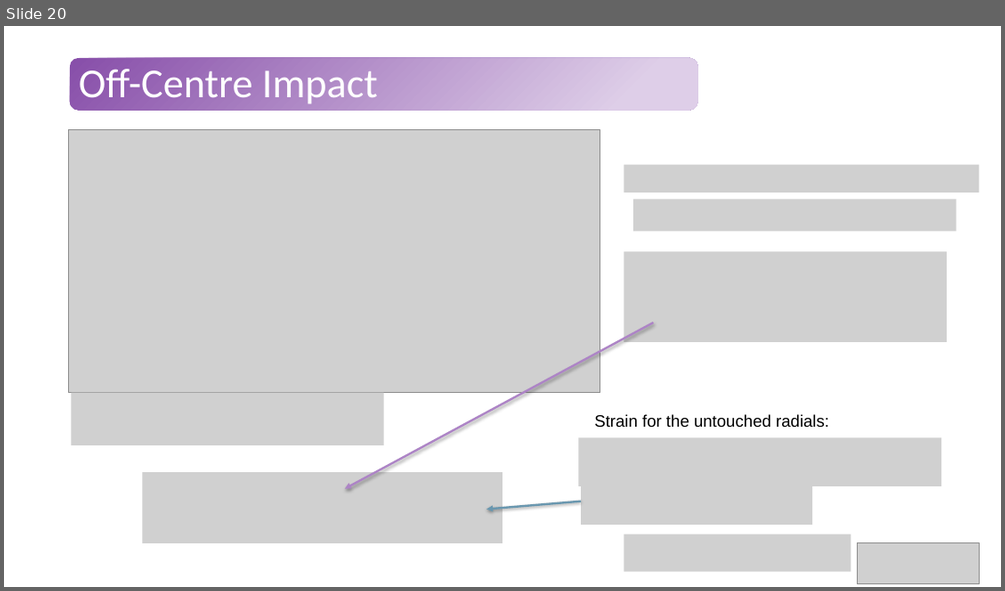
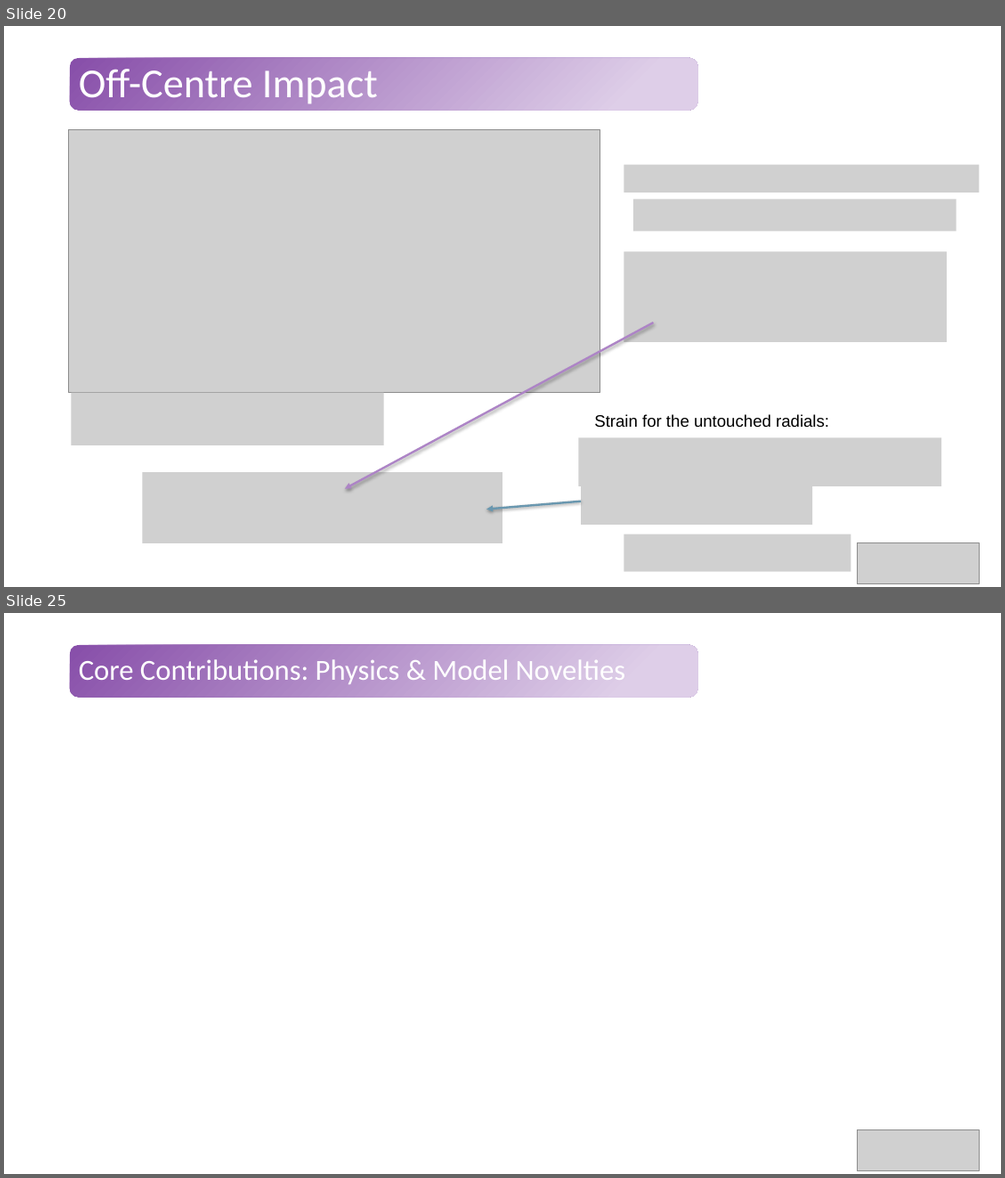
Before and after one commit to Tavi681/PoliPhysics, a slide deck: Tema 2/paper/Tema2.pptx. Shown one above the other, each under a label of ours: slide 20 before the commit, slides 20 and 25 after it; the slides between them are not shown. The pictures are 1005x591 and 1005x1178 pixels, drawn with LibreOffice and Linux fonts; fonts in the diff are those of the drawing; grey boxes stand for pictures. Boxes give left, top, right and bottom in pixels: in the first picture for what was removed or moved away, otherwise in the second. Text is boxed around its words. In the diff, an @@ line names an element or a change of style, - is before the commit and + after.

```diff
--- a/Tema 2/paper/Tema2.pptx
+++ b/Tema 2/paper/Tema2.pptx
@@ slide 25 added at [4, 613, 1001, 1174], background #FFFFFF; not listed: 1 template element that a slide beside it also shows @@
@@ title added at [79, 659, 625, 684], 28 pt, text #FFFFFF @@
+Core Contributions: Physics & Model Novelties
@@ picture added at [858, 1130, 979, 1171] @@
```
Also in this commit, not shown: 4 slides changed, 5 other slides added, 1 slide removed.
